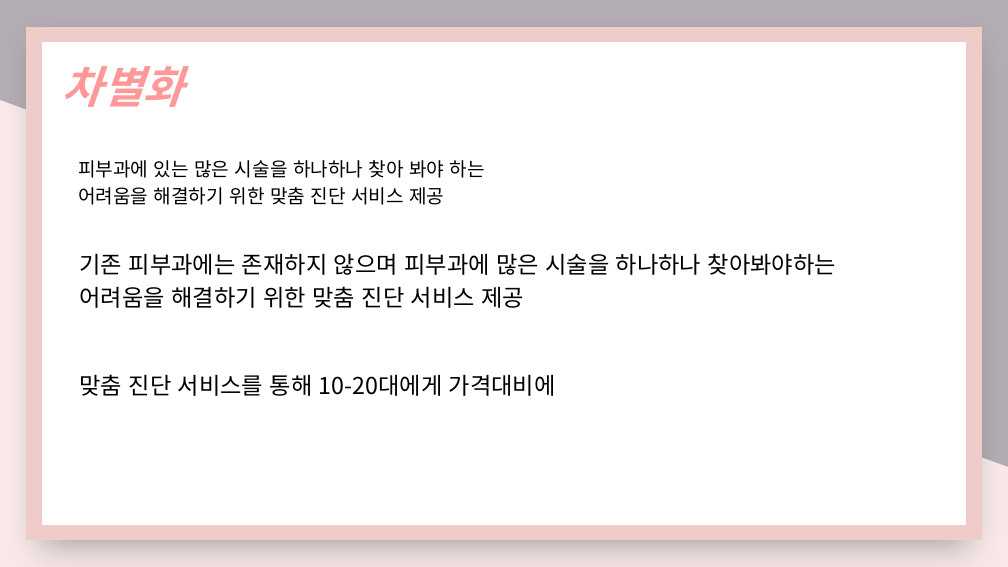
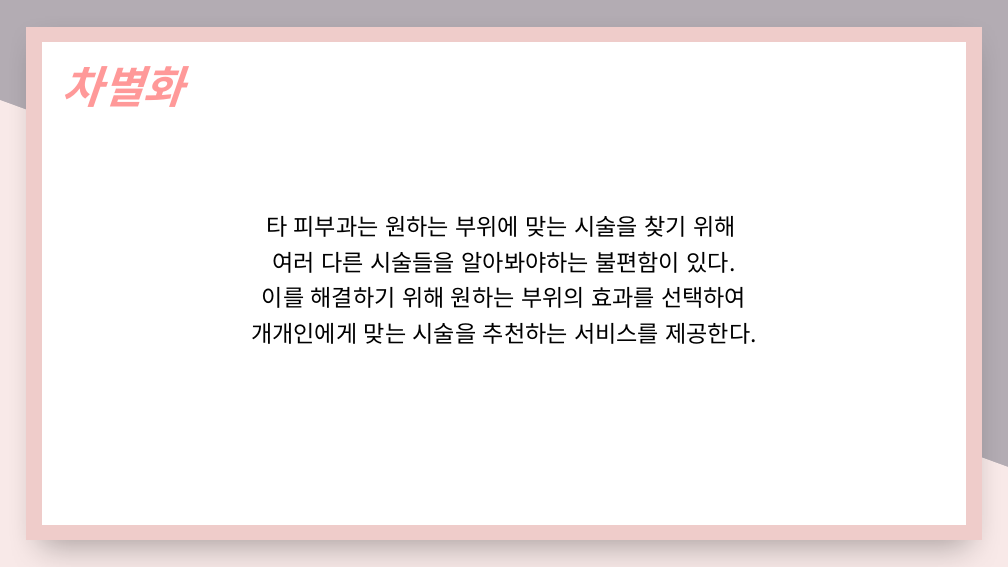
Before and after one commit to nimi2838/thecare, a slide deck: slide 10 of 졸작 기획서.pptx. Drawn at 1008x567 pixels with LibreOffice and Linux fonts; fonts in the diff are those of the drawing. Boxes give left, top, right and bottom in pixels: in the first picture for what was removed or moved away, otherwise in the second. Text is boxed around its words. In the diff, an @@ line names an element or a change of style, - is before the commit and + after.

Commit message:
12

```diff
--- a/졸작 기획서.pptx
+++ b/졸작 기획서.pptx
@@ text at bbox=[251, 215, 756, 344]: text changed; size 18.2 to 22 pt @@
-피부과에 있는 많은 시술을 하나하나 찾아 봐야 하는 어려움을 해결하기 위한 맞춤 진단 서비스 제공
+타 피부과는 원하는 부위에 맞는 시술을 찾기 위해
+여러 다른 시술들을 알아봐야하는 불편함이 있다.
+이를 해결하기 위해 원하는 부위의 효과를 선택하여
+개개인에게 맞는 시술을 추천하는 서비스를 제공한다.
@@ text removed at bbox=[80, 253, 836, 396] @@
-기존 피부과에는 존재하지 않으며 피부과에 많은 시술을 하나하나 찾아봐야하는 어려움을 해결하기 위한 맞춤 진단 서비스 제공
-맞춤 진단 서비스를 통해 10-20대에게 가격대비에
```
Also in this commit, not shown: 1 other slide changed.
